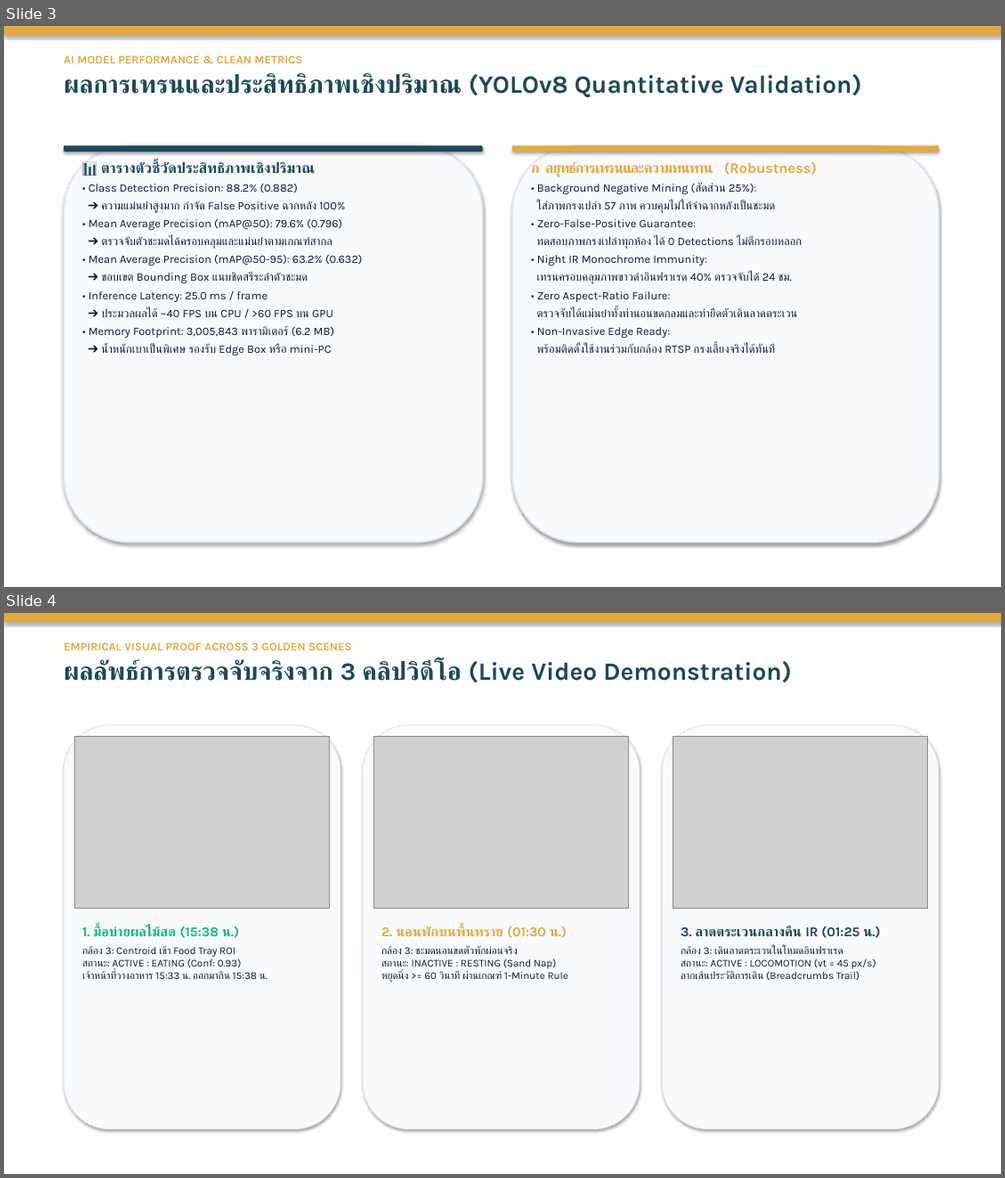
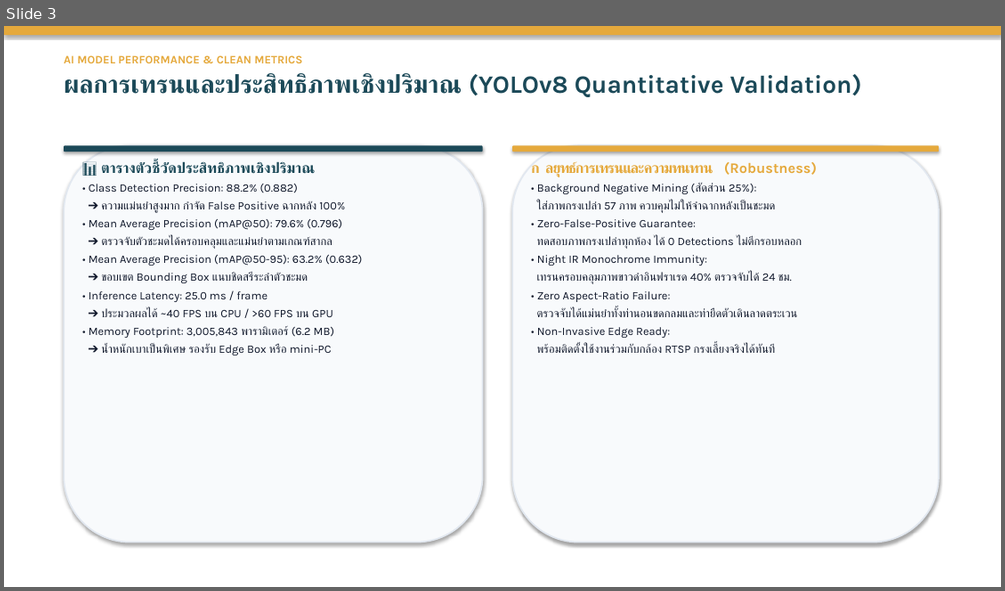
Before and after one commit to Kokokua/Project-CMZ, a slide deck: Image Processing Presentation Phase 2.pptx. Shown one above the other, each under a label of ours: slides 3 and 4 before the commit, slide 3 after it. The pictures are 1005x1178 and 1005x591 pixels, drawn with LibreOffice and Linux fonts; fonts in the diff are those of the drawing; grey boxes stand for pictures. Boxes give left, top, right and bottom in pixels: in the first picture for what was removed or moved away, otherwise in the second. Text is boxed around its words. In the diff, an @@ line names an element or a change of style, - is before the commit and + after.

```diff
--- a/Image Processing Presentation Phase 2.pptx
+++ b/Image Processing Presentation Phase 2.pptx
@@ slide 4 removed at bbox=[4, 613, 1001, 1174], background #FFFFFF @@
@@ rectangle removed at bbox=[4, 613, 1001, 1174] @@
@@ rectangle removed at bbox=[4, 613, 1001, 622] @@
@@ text removed at bbox=[64, 642, 792, 682] @@
-EMPIRICAL VISUAL PROOF ACROSS 3 GOLDEN SCENES
-ผลลัพธ์การตรวจจับจริงจาก 3 คลิปวิดีโอ (Live Video Demonstration)
@@ rounded rectangle removed at bbox=[64, 725, 340, 1129] @@
@@ picture removed at bbox=[75, 737, 329, 908] @@
@@ rounded rectangle removed at bbox=[363, 725, 639, 1129] @@
@@ picture removed at bbox=[374, 737, 629, 908] @@
@@ rounded rectangle removed at bbox=[662, 725, 938, 1129] @@
@@ picture removed at bbox=[673, 737, 928, 908] @@
@@ text removed at bbox=[82, 925, 267, 979] @@
-1. มื้อบ่ายผลไม้สด (15:38 น.)
-กล้อง 3: Centroid เข้า Food Tray ROI
-สถานะ: ACTIVE : EATING (Conf: 0.93)
-เจ้าหน้าที่วางอาหาร 15:33 น. ออกมากิน 15:38 น.
@@ text removed at bbox=[381, 925, 568, 982] @@
-2. นอนพักบนพื้นทราย (01:30 น.)
-กล้อง 3: ชะมดนอนขดตัวพักผ่อนจริง
-สถานะ: INACTIVE : RESTING (Sand Nap)
-หยุดนิ่ง >= 60 วินาที ผ่านเกณฑ์ 1-Minute Rule
@@ text removed at bbox=[680, 925, 880, 980] @@
-3. ลาดตระเวนกลางคืน IR (01:25 น.)
-กล้อง 3: เดินลาดตระเวนในโหมดอินฟราเรด
-สถานะ: ACTIVE : LOCOMOTION (vt = 45 px/s)
-ลากเส้นประวัติการเดิน (Breadcrumbs Trail)
```
Also in this commit, not shown: 1 slide added, 7 other files.
